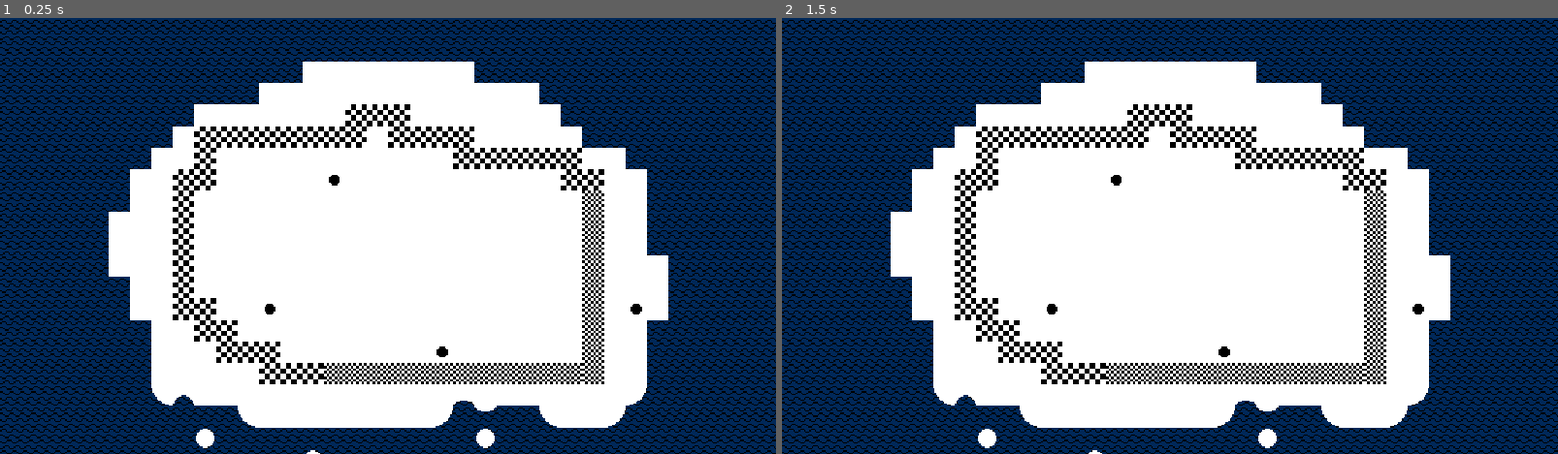
Above: before the commit, frames 1-2 (left to right).
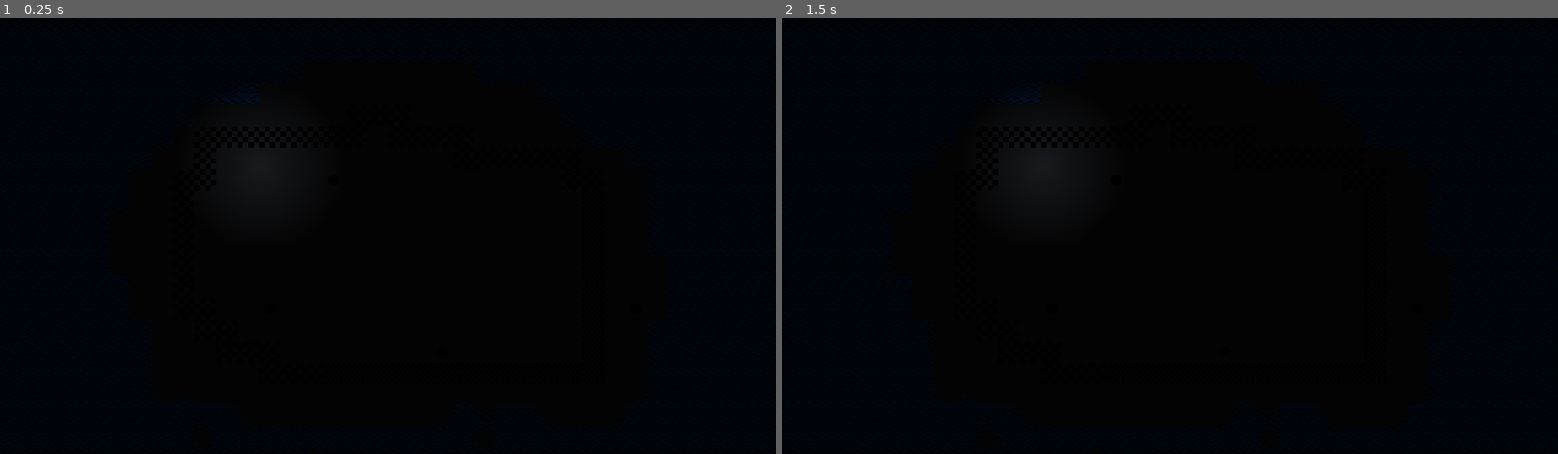
Above: after the commit, the same moments.

Repository: nuzcraft/stunning-barnacle
Game: Godot game, scene res://scenes/world.tscn
The game is run twice, just before and just after one commit, with the same random seed, the same clock (stepped at 60 frames per second) and the same inputs.
Inputs:
- Up to frame 1 (0.25 s): no input
- Up to frame 2 (1.5 s): tap Enter at 0.5 s; tap Space at 1.25 s

The runs differ from the first frame. In frame 1, 83% of the frame differs, in the area x 0-100%, y 0-100%; in frame 2, 83%.

Commit message:
added light

Diff:
--- a/scenes/world.tscn
+++ b/scenes/world.tscn
@@ -1,8 +1,9 @@
-[gd_scene load_steps=8 format=3 uid="uid://dlb0a6mbwalfl"]
+[gd_scene load_steps=9 format=3 uid="uid://dlb0a6mbwalfl"]
 
 [ext_resource type="Texture2D" uid="uid://cberwt5g1yhv0" path="res://assets/sprites/tiles.png" id="1_5sept"]
 [ext_resource type="Texture2D" uid="uid://dmo8gxk01lgd1" path="res://assets/sprites/shapes_bw.png" id="2_evni6"]
 [ext_resource type="Texture2D" uid="uid://d0hobivjgsatg" path="res://assets/sprites/shapes_trans.png" id="3_pvgen"]
+[ext_resource type="Texture2D" uid="uid://dvwuhqnsfxwp6" path="res://assets/sprites/2d_lights_and_shadows_neutral_point_light.webp" id="4_xug1h"]
 
 [sub_resource type="TileSetAtlasSource" id="TileSetAtlasSource_pjvrp"]
 resource_name = "tiles"
@@ -124,4 +125,13 @@
 layer_0/name = "ocean"
 layer_0/tile_data = PackedInt32Array(0, 0, 2, 65536, 0, 2, 131072, 0, 2, 131073, 0, 2, 65537, 0, 2, 1, 0, 2, 2, 0, 2, 6 …(10491 unchanged characters)…
 layer_1/name = "background"
+layer_1/modulate = Color(0.0862745, 0.0901961, 0.101961, 1)
 layer_1/tile_data = PackedInt32Array(131088, 65537, 0, 131087, 65537, 0, 131086, 65537, 0, 196622, 65537, 0, 196621, 65 …(6319 unchanged characters)…
+
+[node name="PointLight2D" type="PointLight2D" parent="."]
+position = Vector2(193, 110)
+texture = ExtResource("4_xug1h")
+texture_scale = 0.5
+
+[node name="CanvasModulate" type="CanvasModulate" parent="."]
+color = Color(0.133333, 0.133333, 0.133333, 1)
Binary file added: assets/sprites/2d_lights_and_shadows_neutral_point_light.webp
Not shown, added: assets/sprites/2d_lights_and_shadows_neutral_point_light.webp.import
